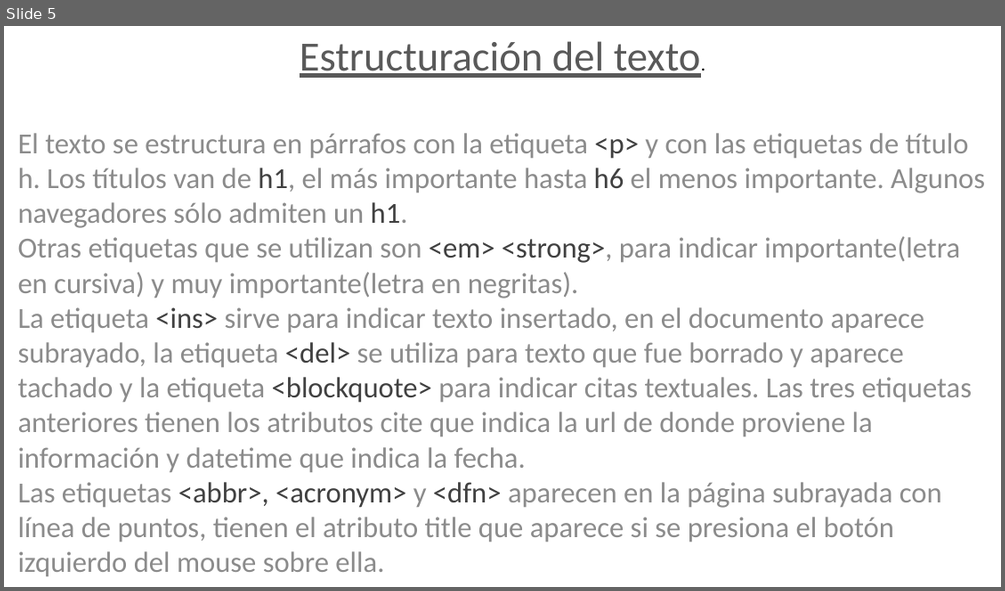
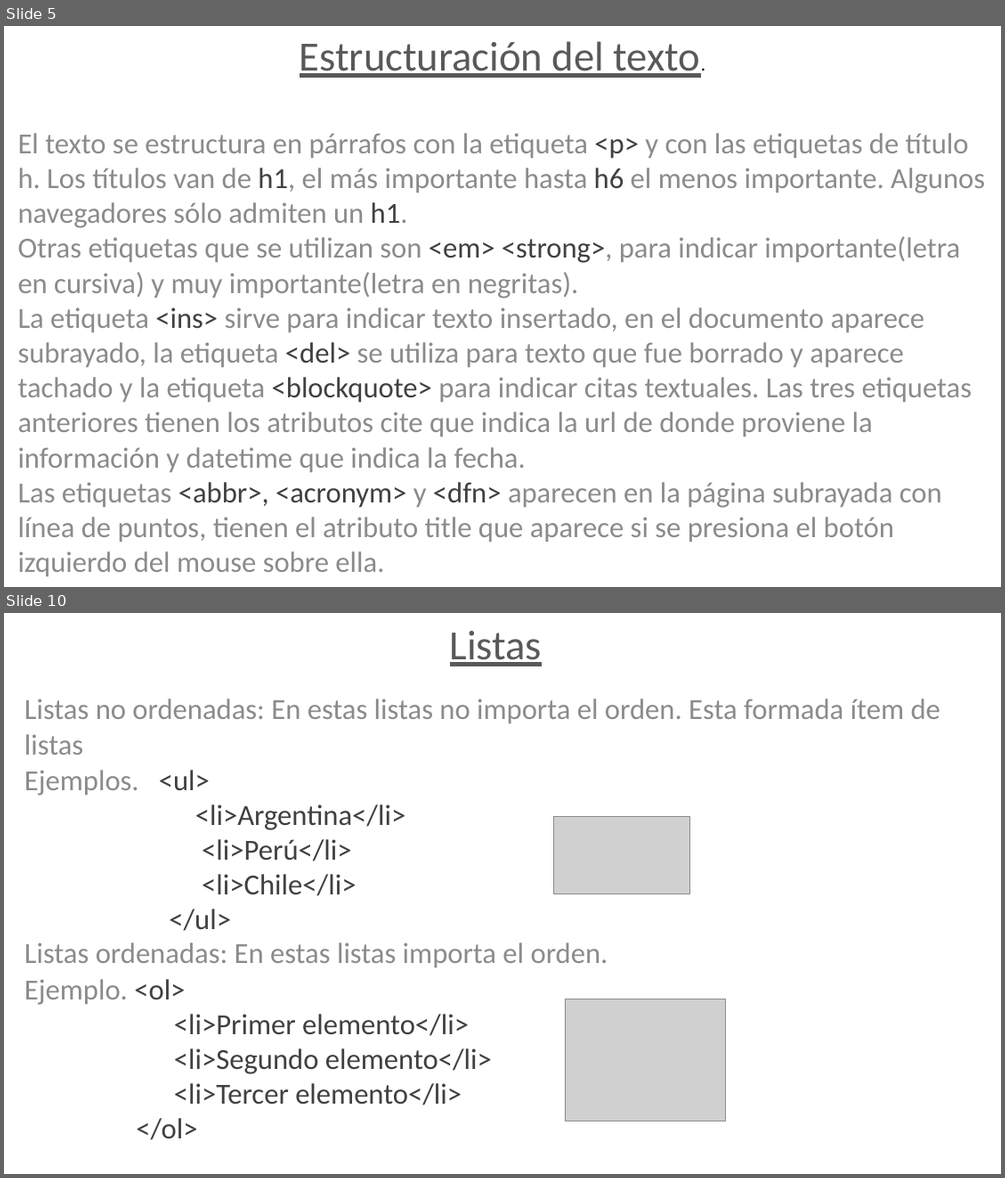
Before and after one commit to juanjomac/ApunteHtml, a slide deck: Presentación1.pptx. Shown one above the other, each under a label of ours: slide 5 before the commit, slides 5 and 10 after it; the slides between them are not shown. The pictures are 1005x591 and 1005x1178 pixels, drawn with LibreOffice and Linux fonts; fonts in the diff are those of the drawing; grey boxes stand for pictures. Boxes give left, top, right and bottom in pixels: in the first picture for what was removed or moved away, otherwise in the second. Text is boxed around its words. In the diff, an @@ line names an element or a change of style, - is before the commit and + after.

```diff
--- a/Presentación1.pptx
+++ b/Presentación1.pptx
@@ slide 10 added at [4,613,1001,1174], background #FFFFFF @@
@@ text added at [24,631,940,1140], 28 pt, text #404040 @@
+Listas
+Listas no ordenadas: En estas listas no importa el orden. Esta formada ítem de listas
+Ejemplos. <ul>
+<li>Argentina</li>
+<li>Perú</li>
+<li>Chile</li>
+</ul>
+Listas ordenadas: En estas listas importa el orden.
+Ejemplo. <ol>
+<li>Primer elemento</li>
+<li>Segundo elemento</li>
+<li>Tercer elemento</li>
+</ol>
@@ picture added at [554,817,689,893] @@
@@ picture added at [565,999,726,1121] @@
```
Also in this commit, not shown: 1 slide changed, 11 other slides added, 1 slide removed.
